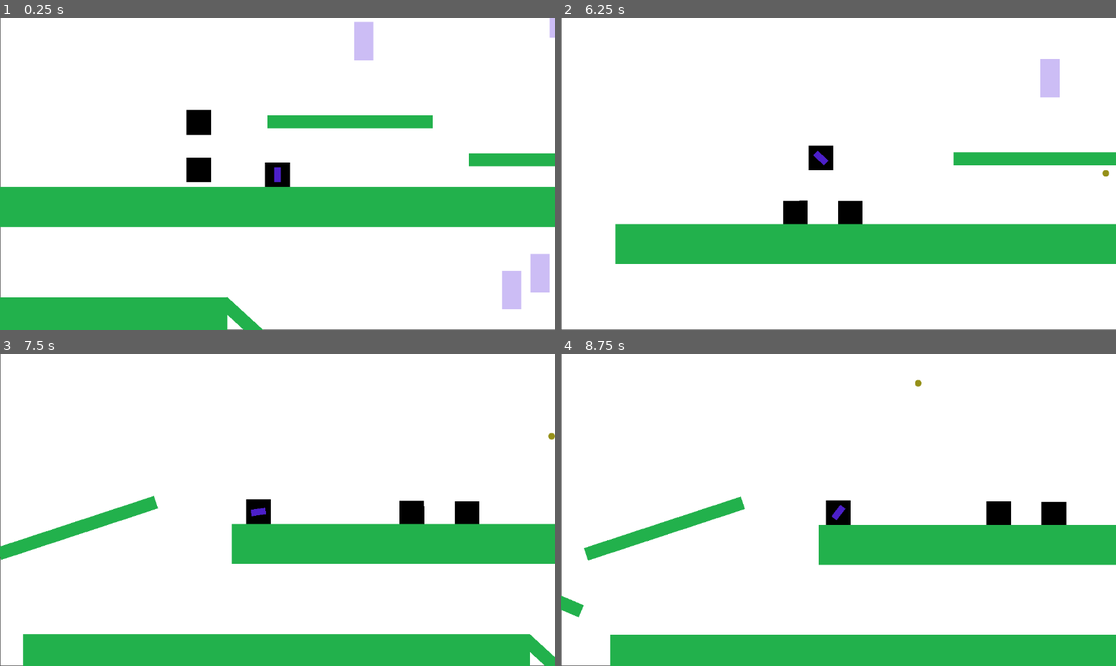
Above: before the commit, frames 1-4 (two rows, left to right).
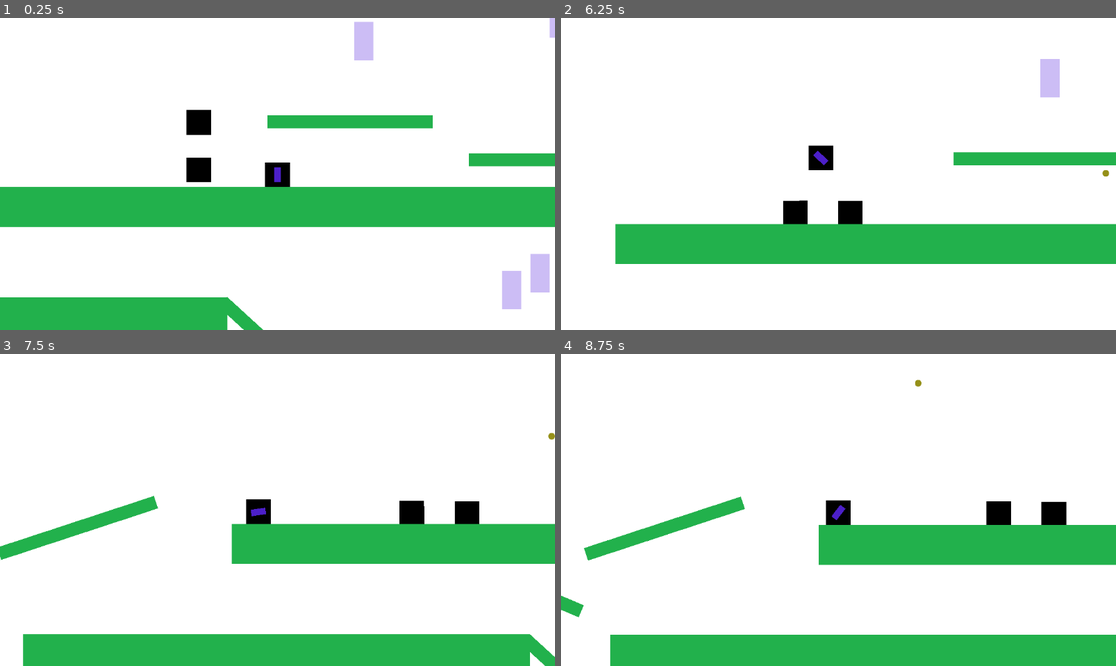
Above: after the commit, the same moments.

Repository: CardozoCasariegoLuciano/IDV_2024_S2
Game: Godot game, scene res://entities/main.tscn
Same seed, same stepped clock (60 frames per second), same inputs: the game is played once before the commit and once after it.
Inputs (mouse positions are in pixels of both pictures, inside the frame that each line leads up to):
- Up to frame 1 (0.25 s): no input
- Up to frame 2 (6.25 s): move the mouse to (960, 158) at 0.52 s; click (960, 158) at 0.6 s; tap Space (jump) at 0.77, 1.52, 3.02, 3.77, 4.52, 6.02 s; move the mouse to (727, 189) at 1.27 s; tap D (move_rigth) every 1.5 s from 1.35 to 5.85 s; move the mouse to (894, 105) at 2.02 s; hold Left (move_left) 2.03-2.78 s; click (894, 105) at 2.1 s; move the mouse to (810, 236) at 2.77 s; move the mouse to (1005, 220) at 3.52 s; click (1005, 220) at 3.6 s; move the mouse to (672, 127) at 4.27 s; hold Left (move_left) 4.28-5.03 s; move the mouse to (866, 174) at 5.02 s; click (866, 174) at 5.1 s; move the mouse to (755, 96) at 5.77 s; hold Left (move_left) from 5.78 s (still down)
- Up to frame 3 (7.5 s): move the mouse to (399, 494) at 6.52 s; click (399, 494) at 6.6 s; tap Space (jump) at 6.77 s; move the mouse to (166, 525) at 7.27 s; release Left (move_left) at 7.28 s; tap D (move_rigth) at 7.35 s
- Up to frame 4 (8.75 s): tap Space (jump) at 7.52 s; move the mouse to (894, 441) at 8.02 s; click (894, 441) at 8.1 s

The runs differ from the first frame. In frame 1, 0.2% of the frame differs, in the area x 0-100%, y 0-100%; in frame 2, 0.3%; in frame 3, 0.1%; in frame 4, 0.1%.

Commit message:
fix background

Diff:
--- a/entrega_3_cardozo-luciano/entities/main.tscn
+++ b/entrega_3_cardozo-luciano/entities/main.tscn
@@ -41,8 +41,8 @@
 layer = -1
 
 [node name="fondo" type="Sprite2D" parent="fondo"]
-position = Vector2(576.5, 323)
-scale = Vector2(1.43875, 1.08)
+position = Vector2(811, 488.5)
+scale = Vector2(3.2375, 2.645)
 texture = ExtResource("1_tivq6")
 
 [node name="Player" parent="." instance=ExtResource("1_gf23r")]
Not shown, removed: entrega_3_cardozo-luciano/Exports/entrega_3_Cardozo-Luciano.apple-touch-icon.png.import
Not shown, removed: entrega_3_cardozo-luciano/Exports/entrega_3_Cardozo-Luciano.icon.png.import
Not shown, removed: entrega_3_cardozo-luciano/Exports/entrega_3_Cardozo-Luciano.png.import
Not shown, added: entrega_3_cardozo-luciano/export_presets.cfg
Not shown, changed: entrega_3_cardozo-luciano/Exports/entrega_3_Cardozo-Luciano.pck
